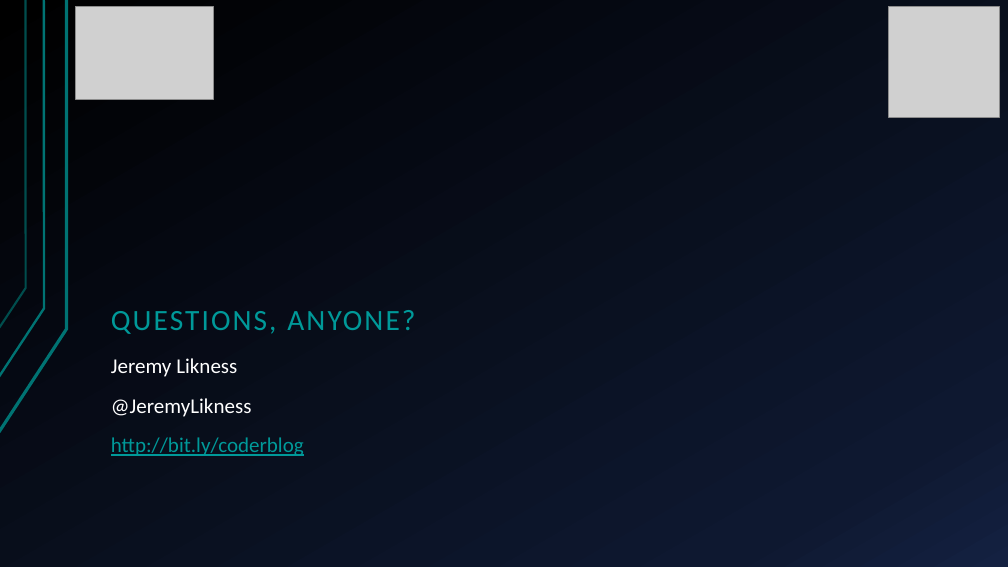
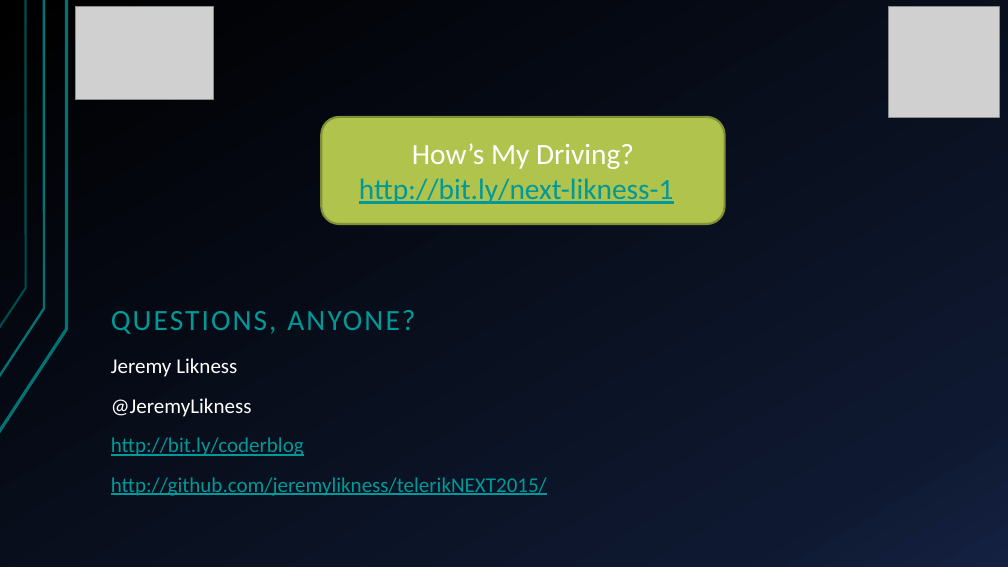
Before and after one commit to JeremyLikness/TelerikNEXT2015, a slide deck: slide 21 of decks/Kendo CRUD - Likness.pptx (slide 20 before the commit). Drawn at 1008x567 pixels with LibreOffice and Linux fonts; fonts in the diff are those of the drawing; grey boxes stand for pictures. Boxes give left, top, right and bottom in pixels: in the first picture for what was removed or moved away, otherwise in the second. Text is boxed around its words. In the diff, an @@ line names an element or a change of style, - is before the commit and + after.

```diff
--- a/decks/Kendo CRUD - Likness.pptx
+++ b/decks/Kendo CRUD - Likness.pptx
@@ rounded rectangle added at bbox=[321, 117, 724, 225], fill #AFC34D, outline #819039 2 pt, 28 pt, text #009999, underline @@
+How’s My Driving?
+http://bit.ly/next-likness-1
@@ text at bbox=[111, 477, 547, 496]: paragraph added @@
+http://github.com/jeremylikness/telerikNEXT2015/
```
Also in this commit, not shown: 1 slide added, 1 other file.
